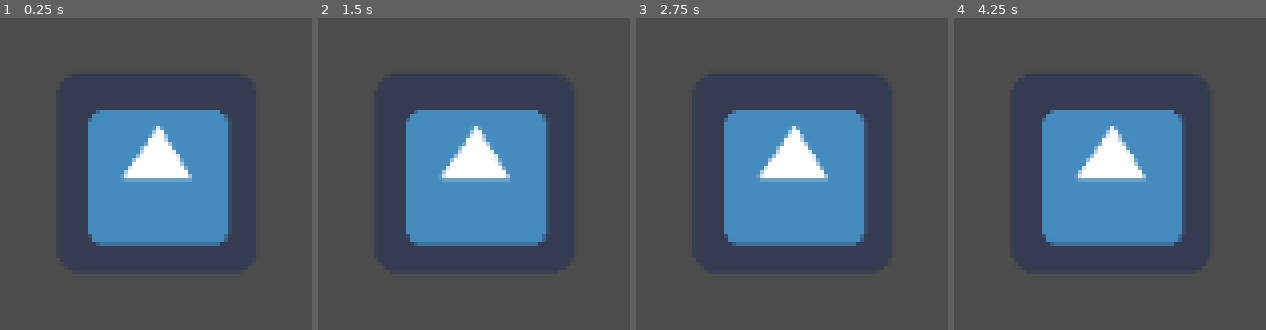
Above: before the commit, frames 1-4 (left to right).
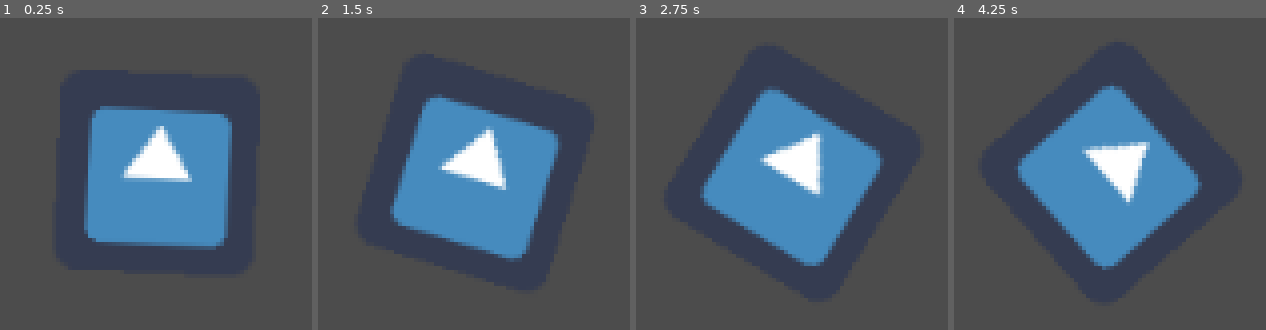
Above: after the commit, the same moments.

Repository: jordibcic/Joc-Compartit-2023
Game: Godot game, scene res://Joc.tscn
Two runs of this game, one before a commit and one after it. Both use one fixed random seed, a clock stepped at 60 frames per second and the inputs below. The project has no main scene, so this scene is started directly. The engine's default icon, where the game draws it, is replaced by a stand-in: a white triangle on a blue panel in a dark square.
Inputs:
- Up to frame 1 (0.25 s): no input
- Up to frame 2 (1.5 s): tap Enter at 0.5 s; tap Space at 1.25 s
- Up to frame 3 (2.75 s): tap Enter at 2 s
- Up to frame 4 (4.25 s): tap Space at 2.75 s; tap Enter at 3.5 s

The runs differ from the first frame. In frame 1, 1.9% of the frame differs, in the area x 26-75%, y 28-75%; in frame 2, 6.2%; in frame 3, 8.4%; in frame 4, 9.3%, in the area x 20-80%, y 21-81%.

Commit message:
Ara el personatge rota

Diff:
--- /dev/null
+++ b/Icon.gd
@@ -0,0 +1,7 @@
+extends Sprite
+
+
+var w := 0.2
+
+func _process(delta):
+	rotation += w * delta
--- a/Joc.tscn
+++ b/Joc.tscn
@@ -1,9 +1,11 @@
-[gd_scene load_steps=2 format=2]
+[gd_scene load_steps=3 format=2]
 
 [ext_resource path="res://icon.png" type="Texture" id=1]
+[ext_resource path="res://Icon.gd" type="Script" id=2]
 
 [node name="Joc" type="Node2D"]
 
 [node name="Icon" type="Sprite" parent="."]
 position = Vector2( 497, 265 )
 texture = ExtResource( 1 )
+script = ExtResource( 2 )
